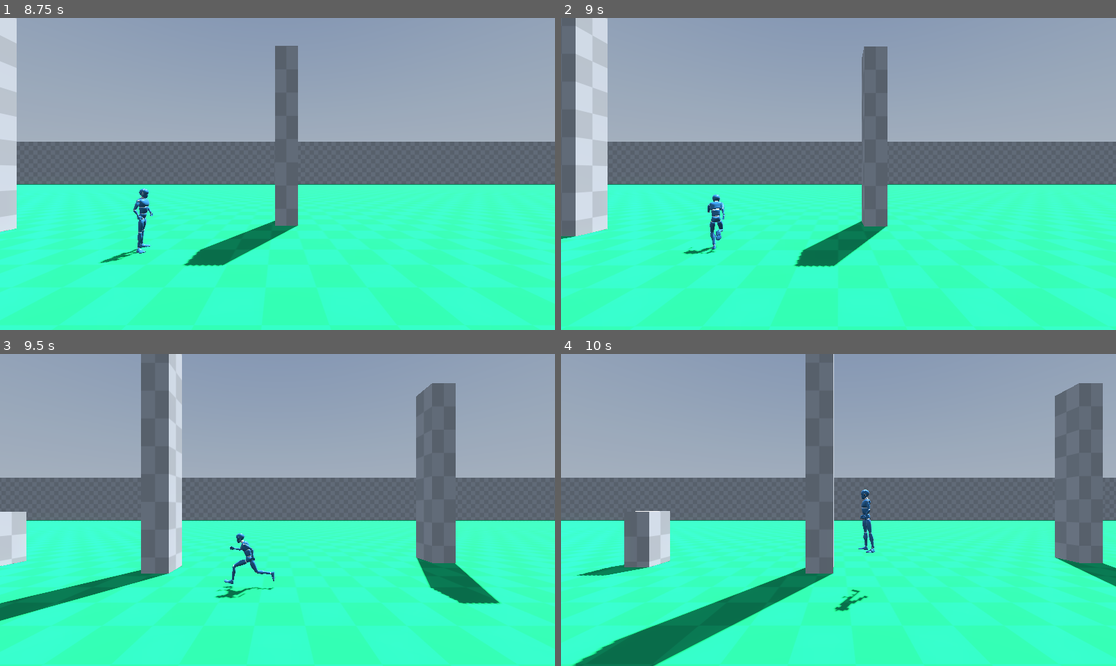
Above: before the commit, frames 1-4 (two rows, left to right).
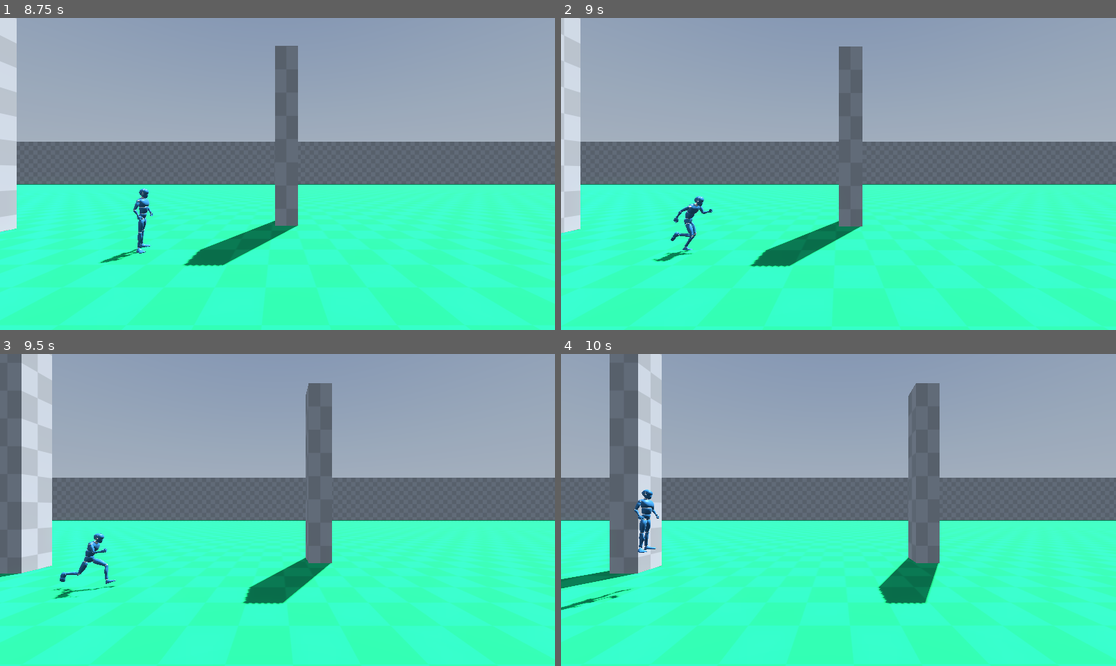
Above: after the commit, the same moments.

Repository: KoB-Kirito/nsfw-minijam-6
Game: Godot game, scene res://game/main.tscn
Same seed, same stepped clock (60 frames per second), same inputs: the game is played once before the commit and once after it. A sky picture missing from this copy of the repository is replaced by a grey-blue gradient.
Inputs (mouse positions are in pixels of both pictures, inside the frame that each line leads up to):
- Up to frame 1 (8.75 s): move the mouse to (305, 174) at 0.52 s; hold W (up) from 0.53 s (still down); move the mouse to (249, 174) at 1.27 s; move the mouse to (288, 167) at 2.02 s; move the mouse to (271, 180) at 2.77 s; move the mouse to (316, 177) at 3.52 s; move the mouse to (233, 170) at 4.27 s; move the mouse to (283, 174) at 5.02 s; move the mouse to (255, 167) at 5.77 s; move the mouse to (305, 174) at 6.52 s; move the mouse to (249, 174) at 7.27 s; move the mouse to (288, 167) at 8.02 s
- Up to frame 2 (9 s): move the mouse to (832, 180) at 8.77 s; release W (up) at 8.78 s; hold A (backward) from 8.78 s (still down)
- Up to frame 3 (9.5 s): keep holding A (backward)
- Up to frame 4 (10 s): move the mouse to (877, 513) at 9.52 s; release A (backward) at 9.53 s; hold W (up) from 9.53 s (still down)

Frame 1 is identical in both runs. In frame 2, 13% of the frame differs, in the area x 0-88%, y 0-96%; in frame 3, 21%; in frame 4, 22%, in the area x 0-100%, y 0-100%.
Error after the commit: Invalid assignment of property or key 'global_position' with value of type 'Vector3' on a base object of type 'null instance'. (res://game/player/player.gd:66)

Commit message:
Player Jump

Diff:
--- a/assets/models/dummy/player-model.tscn
+++ b/assets/models/dummy/player-model.tscn
@@ -29,25 +29,25 @@
 bones/2/rotation = Quaternion(-0.237831, 0.00879281, 0.0340124, 0.970671)
 bones/3/rotation = Quaternion(-0.120481, -0.00244325, 0.0184772, 0.992541)
 bones/4/rotation = Quaternion(0.0853064, 0.000756019, -0.00414575, 0.996346)
-bones/4/scale = Vector3(1.00854, 1.00854, 1.00854)
+bones/4/scale = Vector3(1.00352, 1.00352, 1.00352)
 bones/5/rotation = Quaternion(0.104434, -0.000259467, -0.00575181, 0.994515)
-bones/5/scale = Vector3(0.99153, 0.99153, 0.99153)
+bones/5/scale = Vector3(0.996493, 0.996493, 0.996493)
 bones/6/rotation = Quaternion(-0.0476079, -0.00106152, -0.010362, 0.998812)
 bones/10/rotation = Quaternion(-6.46695e-07, 0.827143, 0.561992, -9.50995e-07)
 bones/12/rotation = Quaternion(-4.61953e-07, 0.547954, 0.836509, -3.02828e-07)
 bones/14/rotation = Quaternion(0.0814465, 0.597341, 0.795104, -0.0660319)
 bones/15/rotation = Quaternion(-0.0814466, 0.597341, 0.795104, 0.066032)
-bones/16/rotation = Quaternion(-0.514016, -0.472067, -0.438388, 0.566354)
-bones/16/scale = Vector3(0.99153, 0.99153, 0.991531)
-bones/17/rotation = Quaternion(-0.57573, 0.419735, -0.317425, 0.625779)
-bones/18/rotation = Quaternion(0.0960108, 0.0362707, -0.167625, 0.980494)
+bones/16/rotation = Quaternion(-0.515826, -0.470068, -0.440318, 0.564871)
+bones/16/scale = Vector3(0.996493, 0.996493, 0.996494)
+bones/17/rotation = Quaternion(-0.572301, 0.424778, -0.314094, 0.6272)
+bones/18/rotation = Quaternion(0.101229, 0.0361922, -0.176735, 0.97837)
 bones/19/rotation = Quaternion(0.674197, -0.0195205, 0.0606833, 0.735795)
-bones/20/rotation = Quaternion(0.0858789, -0.540194, -0.122067, 0.8282)
-bones/40/rotation = Quaternion(-0.543899, 0.437204, 0.470746, 0.539838)
-bones/40/scale = Vector3(0.99153, 0.99153, 0.991531)
-bones/41/rotation = Quaternion(-0.569487, -0.378619, 0.136481, 0.716732)
-bones/42/rotation = Quaternion(0.0900381, -0.0363554, 0.157197, 0.982782)
-bones/44/rotation = Quaternion(0.213432, 0.308932, -0.0580644, 0.925006)
+bones/20/rotation = Quaternion(0.0876294, -0.541179, -0.115813, 0.828272)
+bones/40/rotation = Quaternion(-0.54559, 0.435104, 0.472573, 0.538229)
+bones/40/scale = Vector3(0.996493, 0.996493, 0.996494)
+bones/41/rotation = Quaternion(-0.566088, -0.381812, 0.133467, 0.718297)
+bones/42/rotation = Quaternion(0.0937881, -0.0363029, 0.163744, 0.981363)
+bones/44/rotation = Quaternion(0.213022, 0.309306, -0.0622746, 0.924702)
 bones/65/position = Vector3(0.159266, -0.21938, 1.06697)
 bones/66/position = Vector3(-0.1619, 0.392, 0.4604)
 bones/67/position = Vector3(0.1619, 0.392, 0.4604)
@@ -55,9 +55,9 @@
 bones/68/rotation = Quaternion(-0.618756, -0.000278009, 0.000218971, 0.785583)
 bones/69/position = Vector3(0.049, -0.03, 0.07)
 bones/69/rotation = Quaternion(-0.382683, 0.00032695, -0.000135427, 0.92388)
-bones/70/position = Vector3(-0.175414, 0.0189558, 0.821511)
+bones/70/position = Vector3(-0.174998, 0.0189558, 0.821401)
 bones/70/rotation = Quaternion(-0.290178, -0.638515, 0.379448, 0.603419)
-bones/71/position = Vector3(0.19545, -0.0580804, 0.812469)
+bones/71/position = Vector3(0.195242, -0.0580804, 0.812271)
 bones/71/rotation = Quaternion(-0.293098, 0.345633, -0.586488, 0.671315)
 bones/72/position = Vector3(1.34586e-08, -0.0364028, 0.800531)
 bones/72/rotation = Quaternion(0.138331, 0.0363761, 0.494091, 0.857563)
@@ -75,18 +75,18 @@
 tree_root = SubResource("AnimationNodeBlendTree_boo2g")
 anim_player = NodePath("../AnimationPlayer")
 parameters/current_length = 1.0
-parameters/current_position = 0.619514
+parameters/current_position = 0.800042
 parameters/current_delta = 0.0166667
 parameters/IdleToRun/current_length = 1.0
-parameters/IdleToRun/current_position = 0.619514
+parameters/IdleToRun/current_position = 0.800042
 parameters/IdleToRun/current_delta = 0.0166667
 parameters/IdleToRun/blend_position = 0.0
 parameters/IdleToRun/0/current_length = 1.33333
-parameters/IdleToRun/0/current_position = 0.648189
+parameters/IdleToRun/0/current_position = 0.16205
 parameters/IdleToRun/0/current_delta = 0.0166667
 parameters/IdleToRun/1/current_length = 1.0
-parameters/IdleToRun/1/current_position = 0.619514
+parameters/IdleToRun/1/current_position = 0.800042
 parameters/IdleToRun/1/current_delta = 0.0166667
 parameters/output/current_length = 1.0
-parameters/output/current_position = 0.619514
+parameters/output/current_position = 0.800042
 parameters/output/current_delta = 0.0166667
--- a/game/levels/Testlevel.tscn
+++ b/game/levels/Testlevel.tscn
@@ -1,13 +1,10 @@
-[gd_scene load_steps=14 format=3 uid="uid://d1it5tbiaxv8a"]
+[gd_scene load_steps=13 format=3 uid="uid://d1it5tbiaxv8a"]
 
 [ext_resource type="MeshLibrary" uid="uid://dfv7wbqvrkh0g" path="res://assets/libraries/Lib_Terrain.tres" id="1_rwoem"]
 [ext_resource type="Material" uid="uid://8be2olkul00i" path="res://assets/materials/Mat_LevelGrid.tres" id="2_bi5ae"]
+[ext_resource type="PackedScene" uid="uid://duqcippdw1h7s" path="res://game/camera/Camera25D.tscn" id="2_txtxq"]
 [ext_resource type="PackedScene" uid="uid://dcv51hj0eyjv2" path="res://assets/models/dummy/player-model.tscn" id="3_7i0li"]
 [ext_resource type="Script" path="res://game/player/player.gd" id="3_ingl7"]
-
-[sub_resource type="SphereMesh" id="SphereMesh_wtyy0"]
-
-[sub_resource type="SphereShape3D" id="SphereShape3D_yttal"]
 
 [sub_resource type="BoxMesh" id="BoxMesh_ani3p"]
 
@@ -44,19 +41,12 @@
 "cells": PackedInt32Array(0, 0, 0, 2, 0, 1, 65534, 0, 2)
 }
 
-[node name="RigidBody3D" type="RigidBody3D" parent="."]
-transform = Transform3D(1, 0, 0, 0, 1, 0, 0, 0, 1, 0, 2.58296, 0.954511)
-
-[node name="MeshInstance3D" type="MeshInstance3D" parent="RigidBody3D"]
-mesh = SubResource("SphereMesh_wtyy0")
-skeleton = NodePath("../..")
-
-[node name="CollisionShape3D" type="CollisionShape3D" parent="RigidBody3D"]
-shape = SubResource("SphereShape3D_yttal")
-
-[node name="Camera3D" type="Camera3D" parent="."]
-transform = Transform3D(1, 0, 0, 0, 1, 0, 0, 0, 1, 0, 2.02771, 7.63266)
-current = true
+[node name="Camera25D" parent="." node_paths=PackedStringArray("target") instance=ExtResource("2_txtxq")]
+transform = Transform3D(1, 0, 0, 0, 1, 0, 0, 0, 1, 0, 0, 6.18282)
+target = NodePath("../Player")
+offset = Vector3(0, 2.25, 4)
+smoothSpeed = 10.0
+noiseStrength = 0.0
 
 [node name="DirectionalLight3D" type="DirectionalLight3D" parent="."]
 transform = Transform3D(1, 0, 0, 0, 0.295108, 0.955464, 0, -0.955464, 0.295108, 0, 4.83629, 3.02739)
@@ -82,3 +72,6 @@
 [node name="CollisionShape3D" type="CollisionShape3D" parent="Player"]
 transform = Transform3D(1, 0, 0, 0, 1, 0, 0, 0, 1, 0, 0.8, 0)
 shape = SubResource("CapsuleShape3D_hjpuu")
+
+[node name="CameraTarget" type="Node3D" parent="Player"]
+transform = Transform3D(1, 0, 0, 0, 1, 0, 0, 0, 1, 0, 1, 0)
--- a/game/player/player.gd
+++ b/game/player/player.gd
@@ -6,19 +6,20 @@
 @export var ROTATION_SPEED: float = 5
 @export var FALL_DECAY: float = 100
 const JUMP_VELOCITY = 4.5
+const CAMERA_FORWARD_DIST = 1.75
 
 @onready var model: Node3D = $Model
+@onready var cameraTaget: Node3D = $CameraTarget
 @onready var animTree: AnimationTree = find_child("AnimationTree")
 @onready var animPlayer: AnimationPlayer = find_child("AnimationPlayer")
 
 var _active: bool = true
 var direction: Vector3 = Vector3.ZERO
 var lastDirection: Vector3 = Vector3.RIGHT
+var cameraTargetOffset: Vector3 = Vector3(0, 2.25, 0)
+var cameraCurrentDist: float = 0
 
 var _footstepSound: AudioStream = preload("res://assets/audio/sounds/steps_floor.ogg")
-
-var rng = RandomNumberGenerator.new()
-
 
 # Get the gravity from the project settings to be synced with RigidBody nodes.
 var gravity = ProjectSettings.get_setting("physics/3d/default_gravity")
@@ -26,7 +27,10 @@
 func _physics_process(delta):
 	# Add the gravity.
 	if not is_on_floor():
-		velocity.y -= gravity * delta
+		if Input.is_action_pressed("up"):
+			velocity.y -= gravity * delta
+		else:
+			velocity.y -= gravity * delta * 2
 	else:
 		velocity.y = 0
 
@@ -58,6 +62,8 @@
 
 	# save last move direction
 	if direction:
+		cameraCurrentDist = lerp(cameraCurrentDist, direction.x * CAMERA_FORWARD_DIST, SMOOTH_SPEED * delta * 0.5)
+		cameraTaget.global_position = global_position + cameraTargetOffset + Vector3.RIGHT * cameraCurrentDist
 		lastDirection = direction
 
 	# rotate player to face movement direction
@@ -72,9 +78,7 @@
 	_active = true
 
 
-func _on_area_3d_body_entered(_body: Node3D) -> void:
-	var random_pitch = rng.randf_range(0.5, 1.5)
-
+#func _on_area_3d_body_entered(_body: Node3D) -> void:
 	#TODO: Sound
 	#var asPlayer = SoundManager.play_sound(_footstepSound, "SFX")
 	#asPlayer.pitch_scale = random_pitch
